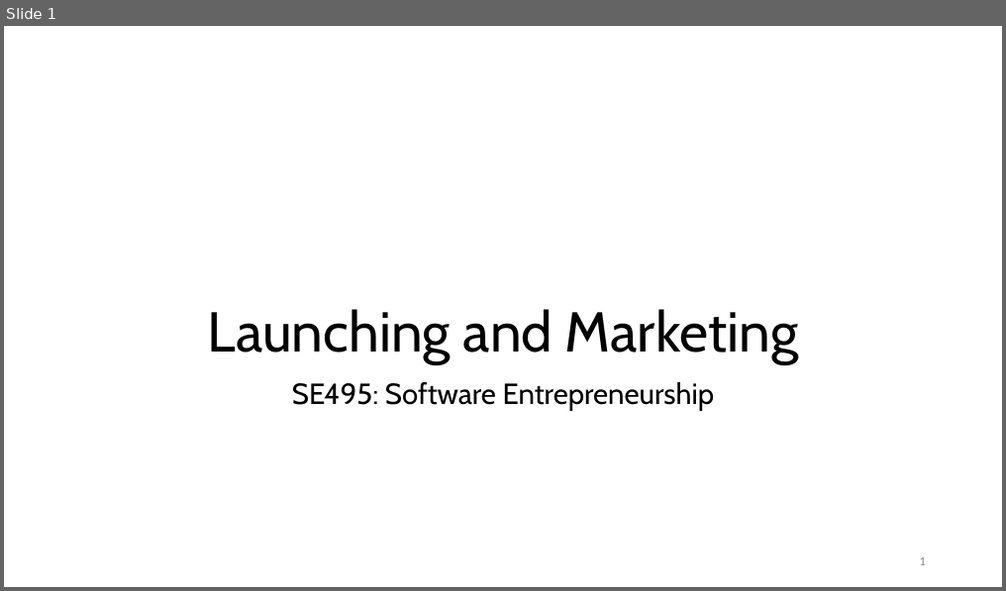
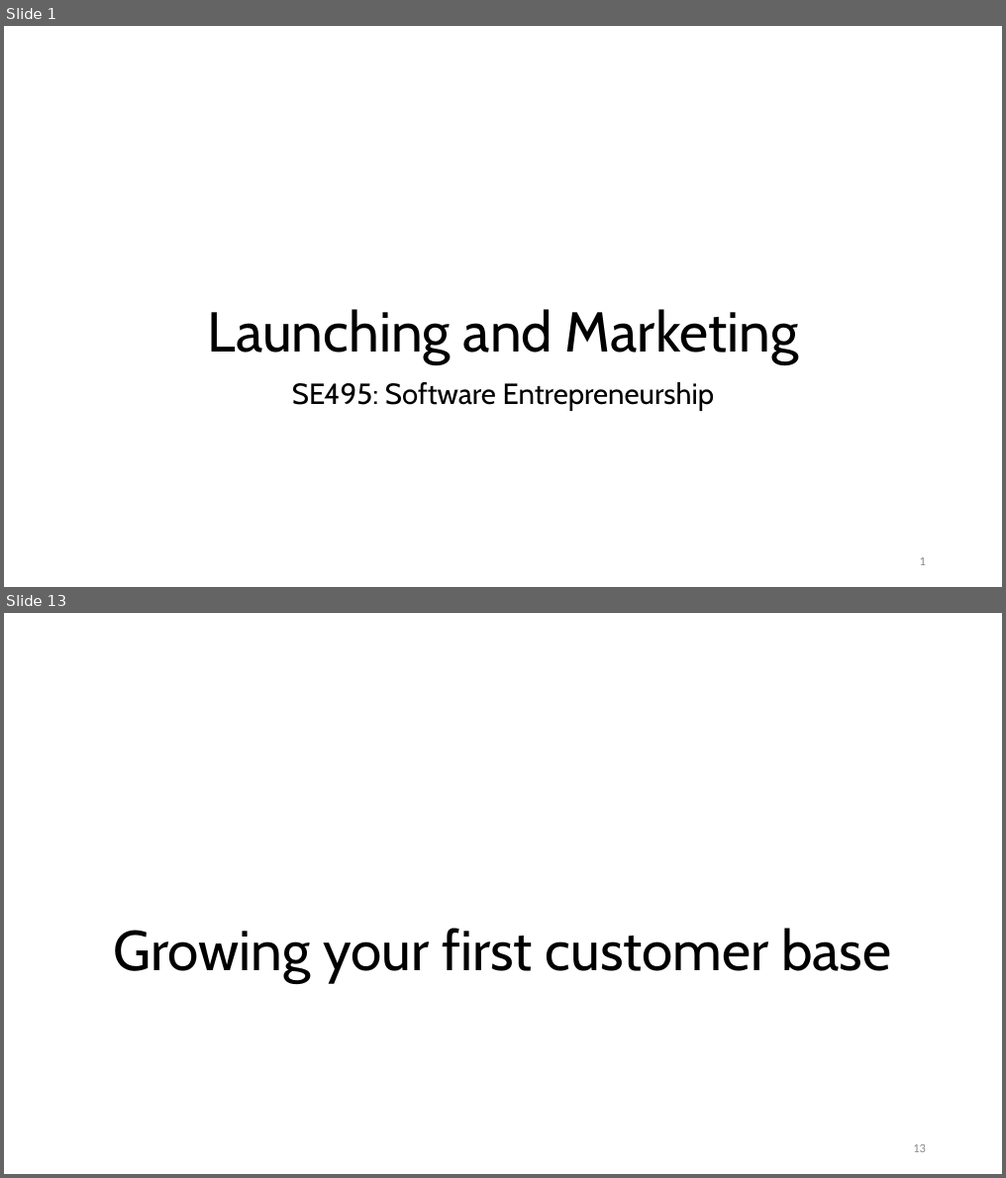
Before and after one commit to malenezi/malenezi, a slide deck: SE495/Lectures/6-Launching and Marketing/Launching and Marketing.pptx. Shown one above the other, each under a label of ours: slide 1 before the commit, slides 1 and 13 after it; the slides between them are not shown. The pictures are 1006x591 and 1006x1178 pixels, drawn with LibreOffice and Linux fonts; fonts in the diff are those of the drawing; background and template pictures are left out. Boxes give left, top, right and bottom in pixels: in the first picture for what was removed or moved away, otherwise in the second. Text is boxed around its words. In the diff, an @@ line names an element or a change of style, - is before the commit and + after.

```diff
--- a/SE495/Lectures/6-Launching and Marketing/Launching and Marketing.pptx
+++ b/SE495/Lectures/6-Launching and Marketing/Launching and Marketing.pptx
@@ slide 13 added at <box>4,613,1002,1174</box>, background #FFFFFF @@
@@ title added at <box>113,928,891,982</box>, 54 pt, text #000000 @@
+Growing your first customer base
@@ page number added at <box>913,1145,926,1153</box>, 12 pt, text #8C8C8C @@
+13
```
Also in this commit, not shown: 1 slide changed, 39 other slides added, 2 slides removed.
